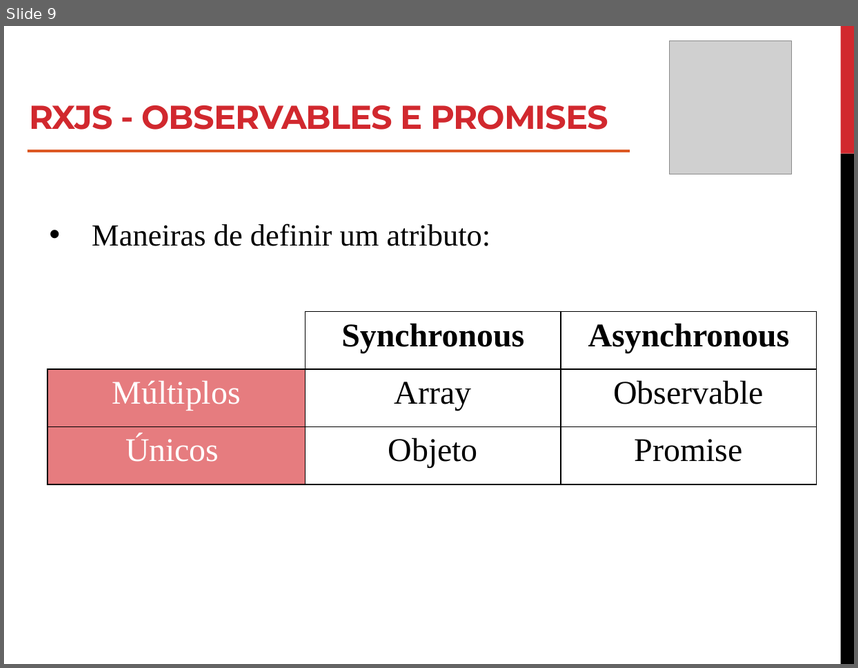
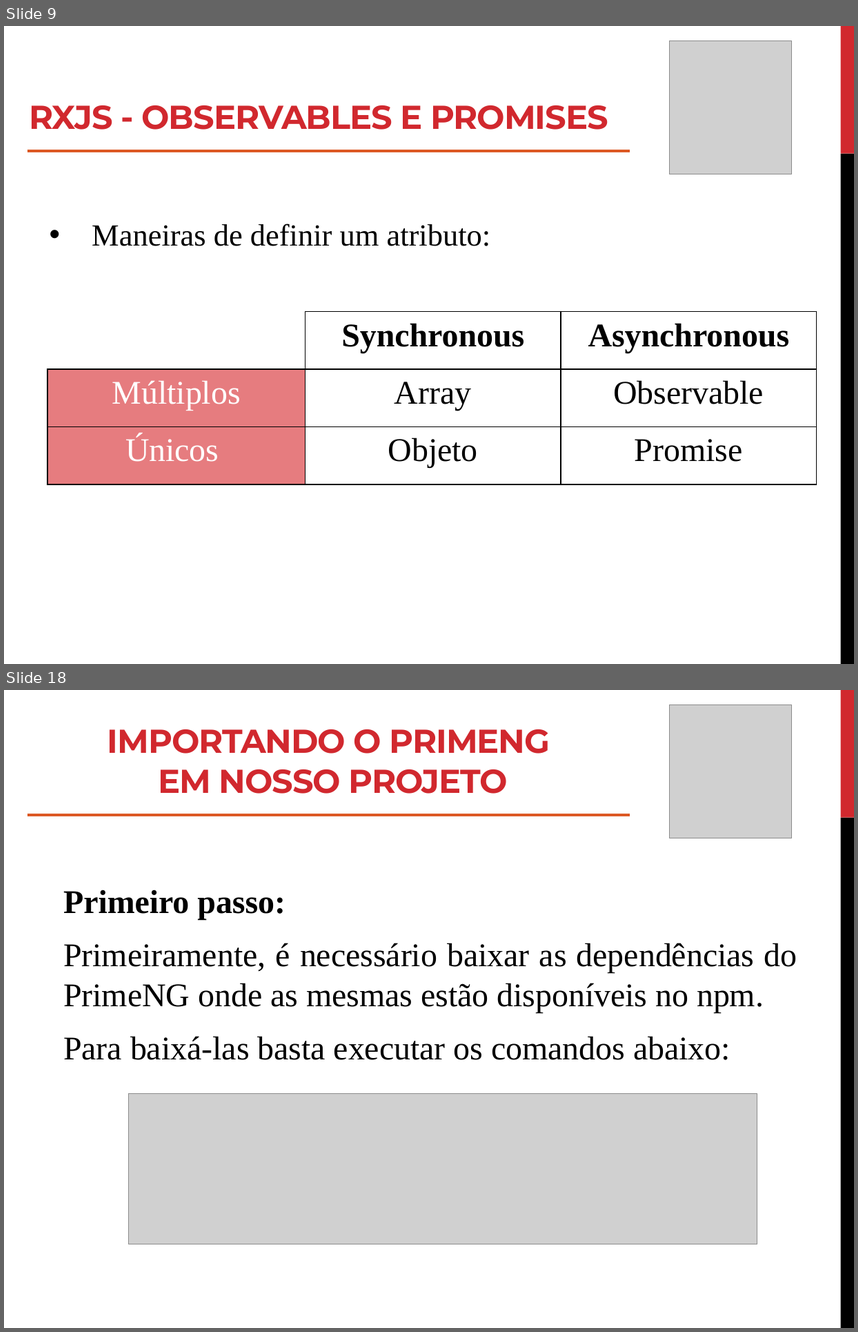
Before and after one commit to roney-amorim/angular-project, a slide deck: Apresentação/Módulo 2/Modulo 2.pptx. Shown one above the other, each under a label of ours: slide 9 before the commit, slides 9 and 18 after it; the slides between them are not shown. The pictures are 858x668 and 858x1332 pixels, drawn with LibreOffice and Linux fonts; fonts in the diff are those of the drawing; grey boxes stand for pictures. Boxes give left, top, right and bottom in pixels: in the first picture for what was removed or moved away, otherwise in the second. Text is boxed around its words. In the diff, an @@ line names an element or a change of style, - is before the commit and + after.

```diff
--- a/Apresentação/Módulo 2/Modulo 2.pptx
+++ b/Apresentação/Módulo 2/Modulo 2.pptx
@@ slide 18 added at bbox=[4, 690, 854, 1328], background #FFFFFF; not listed: 2 template elements that a slide beside it also shows @@
@@ picture added at bbox=[670, 705, 792, 839] @@
@@ title added at bbox=[107, 729, 550, 793], 28 pt, text #D1282E, bold @@
+IMPORTANDO O PRIMENG
+EM NOSSO PROJETO
@@ line added from (27, 815) to (630, 815), #DC5924 2.25 pt @@
@@ text added at bbox=[63, 889, 797, 1060], 28 pt, text #000000 @@
+Primeiro passo:
+Primeiramente, é necessário baixar as dependências do PrimeNG onde as mesmas estão disponíveis no npm.
+Para baixá-las basta executar os comandos abaixo:
@@ picture added at bbox=[128, 1093, 756, 1243] @@
```
Also in this commit, not shown: 3 slides changed, 31 other slides added, 17 other files.
